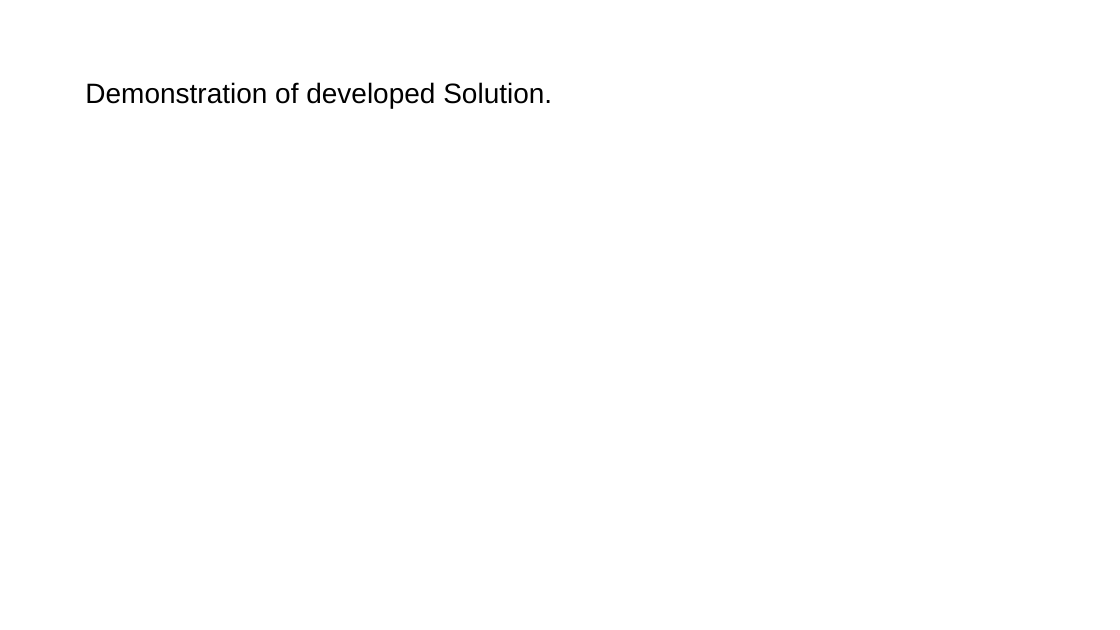
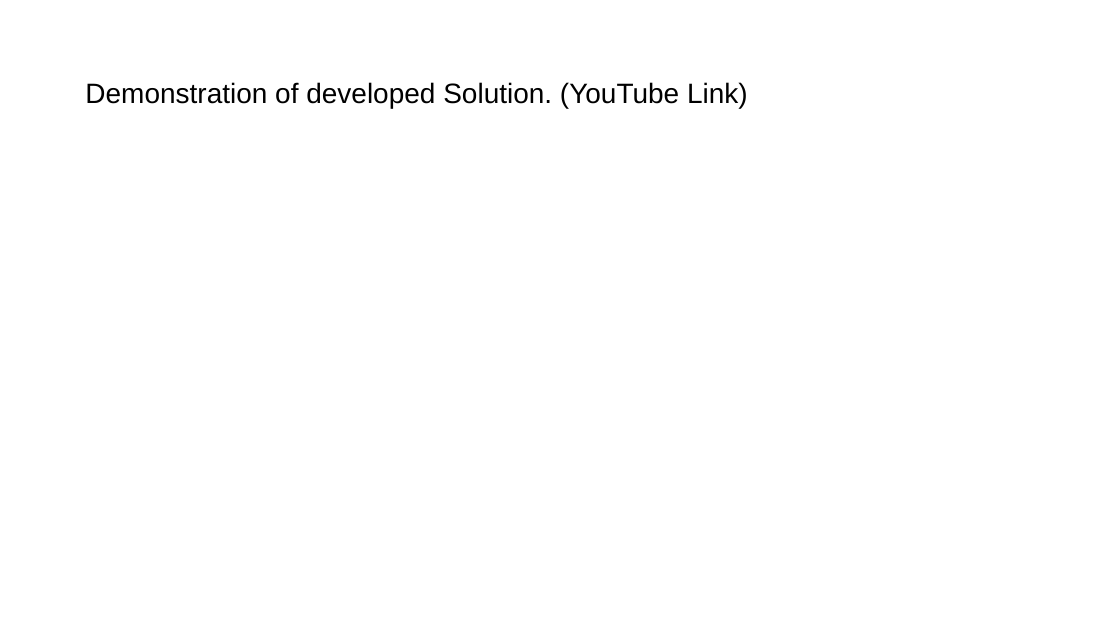
Before and after one commit to DevTobsterr/COM682, a slide deck: slide 9 of Cloud Native Development.pptx (slide 8 before the commit). Drawn at 1120x630 pixels with LibreOffice and Linux fonts; fonts in the diff are those of the drawing. Boxes give left, top, right and bottom in pixels: in the first picture for what was removed or moved away, otherwise in the second. Text is boxed around its words. In the diff, an @@ line names an element or a change of style, - is before the commit and + after.

```diff
--- a/Cloud Native Development.pptx
+++ b/Cloud Native Development.pptx
@@ title at [85,82,748,108]: text changed @@
-Demonstration of developed Solution.
+Demonstration of developed Solution. (YouTube Link)
```
Also in this commit, not shown: 5 other slides changed, 3 slides added, 3 slides removed, 1 other file.
